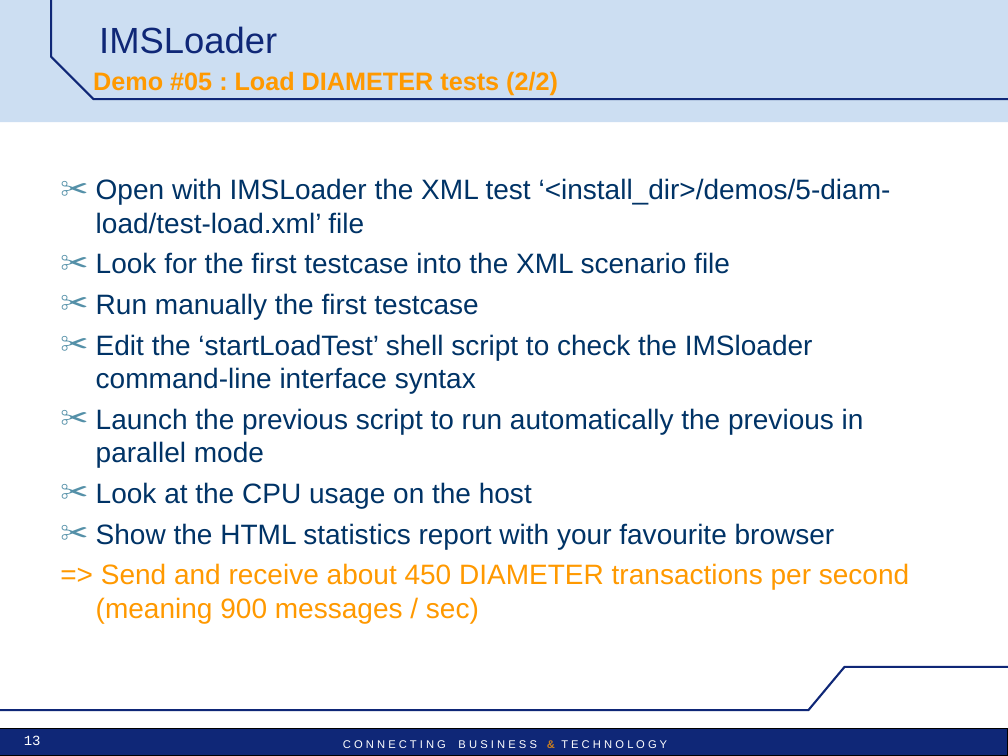
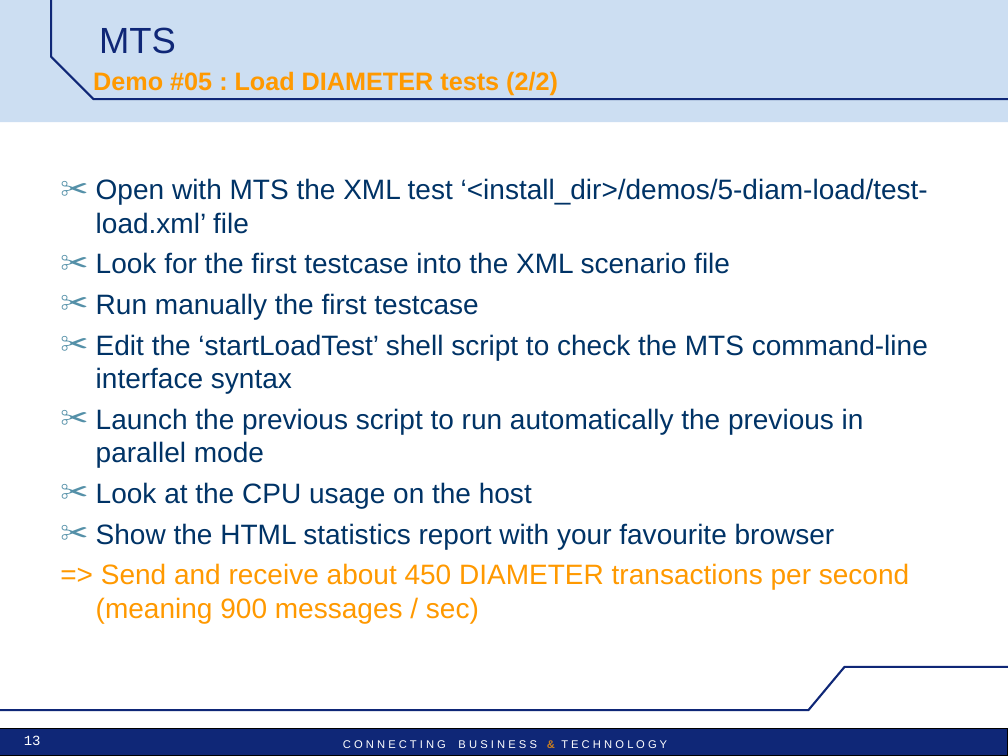
Before and after one commit to satishghiwari/mts-project, a slide deck: slide 13 of mts/src/main/doc/MTS-Pres-demos.ppt. Drawn at 1008x756 pixels with LibreOffice and Linux fonts; fonts in the diff are those of the drawing; background and template pictures are left out. Boxes give left, top, right and bottom in pixels: in the first picture for what was removed or moved away, otherwise in the second. Text is boxed around its words. In the diff, an @@ line names an element or a change of style, - is before the commit and + after.

```diff
--- a/mts/src/main/doc/MTS-Pres-demos.ppt
+++ b/mts/src/main/doc/MTS-Pres-demos.ppt
@@ title at [99,27,176,54]: text changed @@
-IMSLoader
+MTS
@@ text at [96,178,928,234]: text changed @@
-✂ Open with IMSLoader the XML test ‘<install_dir>/demos/5-diam-load/test-load.xml’ file
+✂ Open with MTS the XML test ‘<install_dir>/demos/5-diam-load/test-load.xml’ file
@@ text at [96,334,928,393]: text changed @@
-✂ Edit the ‘startLoadTest’ shell script to check the IMSloader command-line interface syntax
+✂ Edit the ‘startLoadTest’ shell script to check the MTS command-line interface syntax
```
Also in this commit, not shown: 24 other slides changed, 35 other files.
